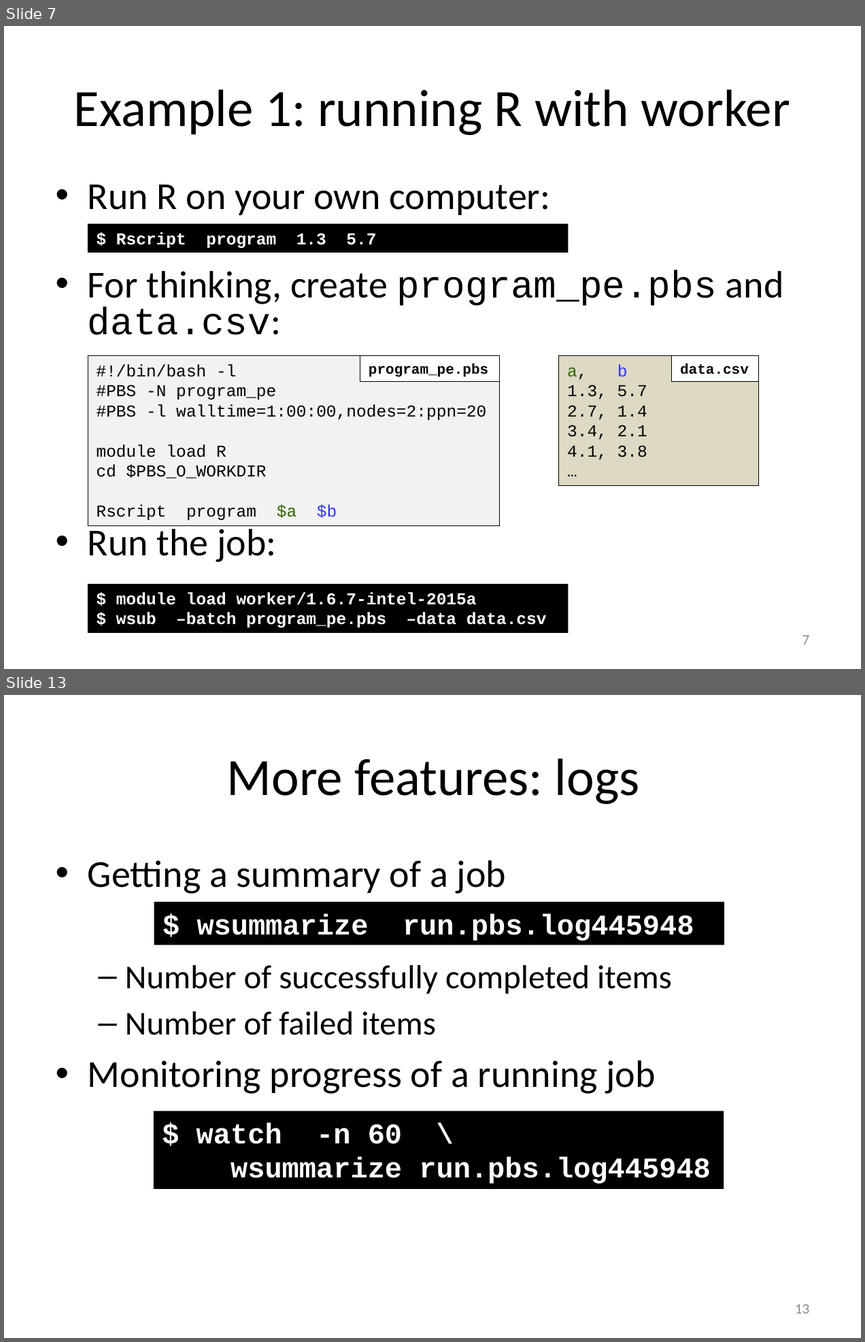
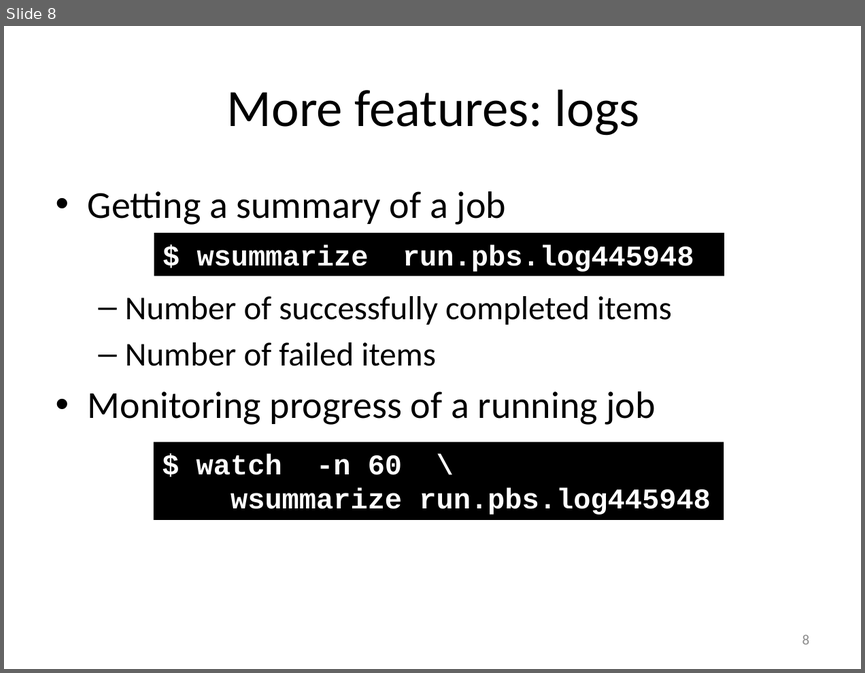
Before and after one commit to gjbex/atools, a slide deck: atools.pptx. Shown one above the other, each under a label of ours: slides 7 and 13 before the commit, slide 8 after it; the slides between them are not shown. The pictures are 865x1342 and 865x673 pixels, drawn with LibreOffice and Linux fonts; fonts in the diff are those of the drawing. Boxes give left, top, right and bottom in pixels: in the first picture for what was removed or moved away, otherwise in the second. Text is boxed around its words. In the diff, an @@ line names an element or a change of style, - is before the commit and + after.

```diff
--- a/atools.pptx
+++ b/atools.pptx
@@ slide 7 removed at [4,26,861,669], background #FFFFFF @@
@@ title removed at [74,89,789,135] @@
-Example 1: running R with worker
@@ text removed at [88,184,784,562] @@
-• Run R on your own computer:
-• For thinking, create program_pe.pbs and data.csv:
-• Run the job:
@@ rectangle removed at [88,224,568,253] @@
-$ Rscript program 1.3 5.7
@@ rectangle removed at [88,356,499,526] @@
-#!/bin/bash -l
-#PBS -N program_pe
-#PBS -l walltime=1:00:00,nodes=2:ppn=20
-module load R
-cd $PBS_O_WORKDIR
-Rscript program $a $b
@@ rectangle removed at [360,356,500,382] @@
-program_pe.pbs
@@ rectangle removed at [558,356,758,485] @@
-a, b
-1.3, 5.7
-2.7, 1.4
-3.4, 2.1
-4.1, 3.8
-…
@@ rectangle removed at [672,356,759,382] @@
-data.csv
@@ rectangle removed at [88,584,568,633] @@
-$ module load worker/1.6.7-intel-2015a
-$ wsub –batch program_pe.pbs –data data.csv
@@ page number removed at [802,635,810,644] @@
-7
@@ what was slide 13 is now slide 8 @@
@@ page number at [802,635,810,644]: text changed @@
-13
+8
```
Also in this commit, not shown: 9 slides changed, 4 slides added, 9 other slides removed.
